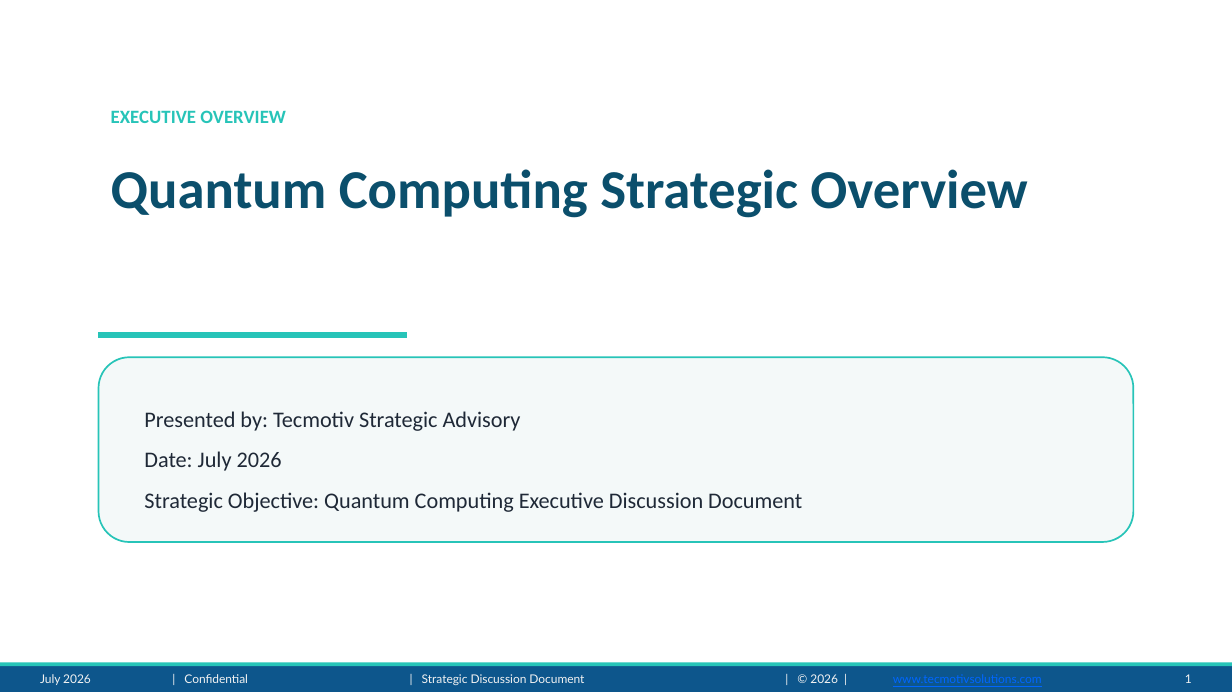
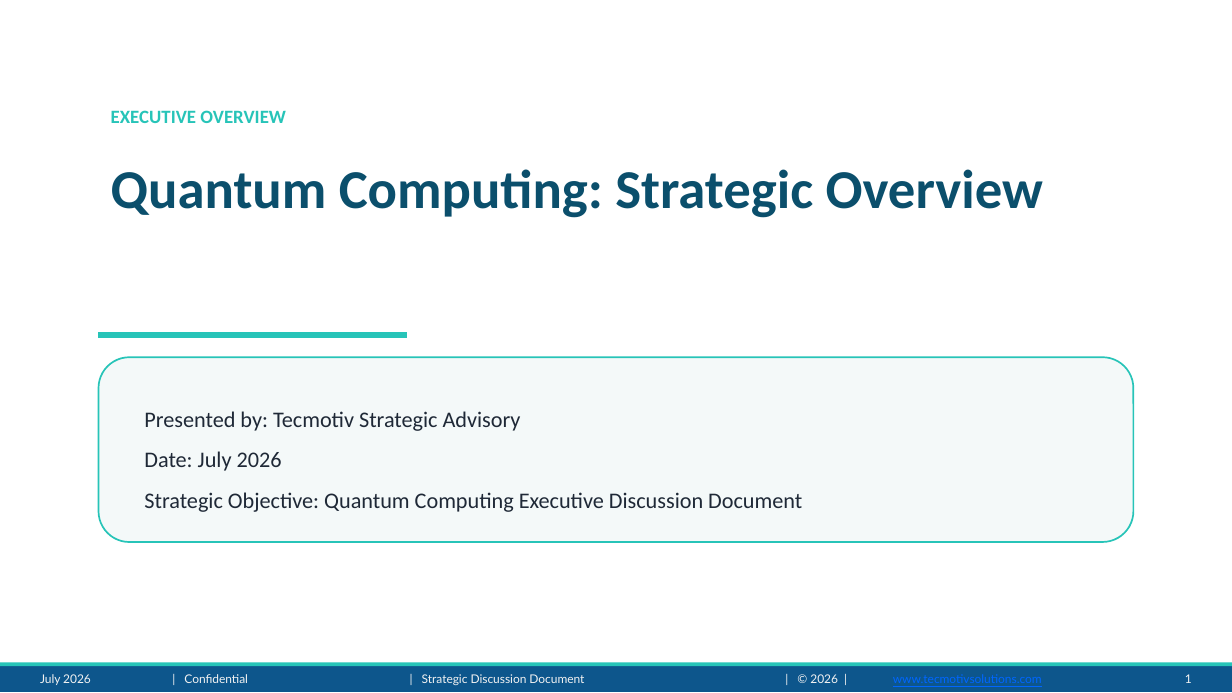
Before and after one commit to adityarana121/Presentation-Maker-agent, a slide deck: slide 1 of output/Quantum_Computing_presentation.pptx. Drawn at 1232x693 pixels with LibreOffice and Linux fonts; fonts in the diff are those of the drawing; background and template pictures are left out. Boxes give left, top, right and bottom in pixels: in the first picture for what was removed or moved away, otherwise in the second. Text is boxed around its words. In the diff, an @@ line names an element or a change of style, - is before the commit and + after.

```diff
--- a/output/Quantum_Computing_presentation.pptx
+++ b/output/Quantum_Computing_presentation.pptx
@@ text at box(111, 169, 1043, 218): text changed @@
-Quantum Computing Strategic Overview
+Quantum Computing: Strategic Overview
```
Also in this commit, not shown: 7 other slides changed, 2 other files.
